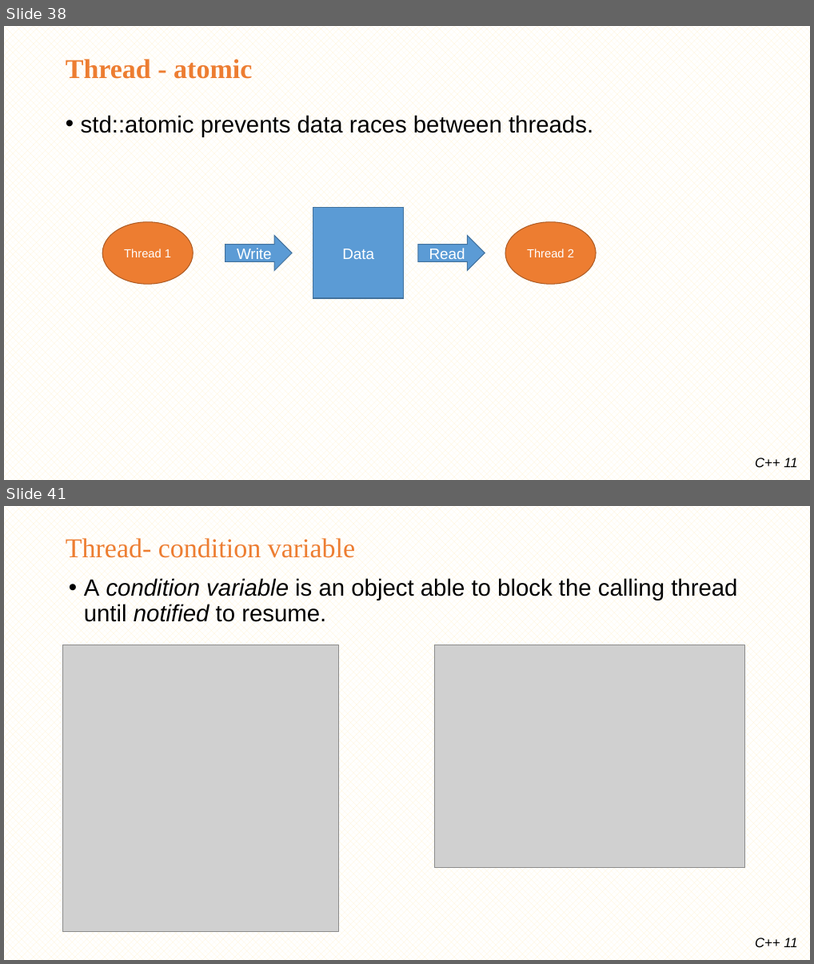
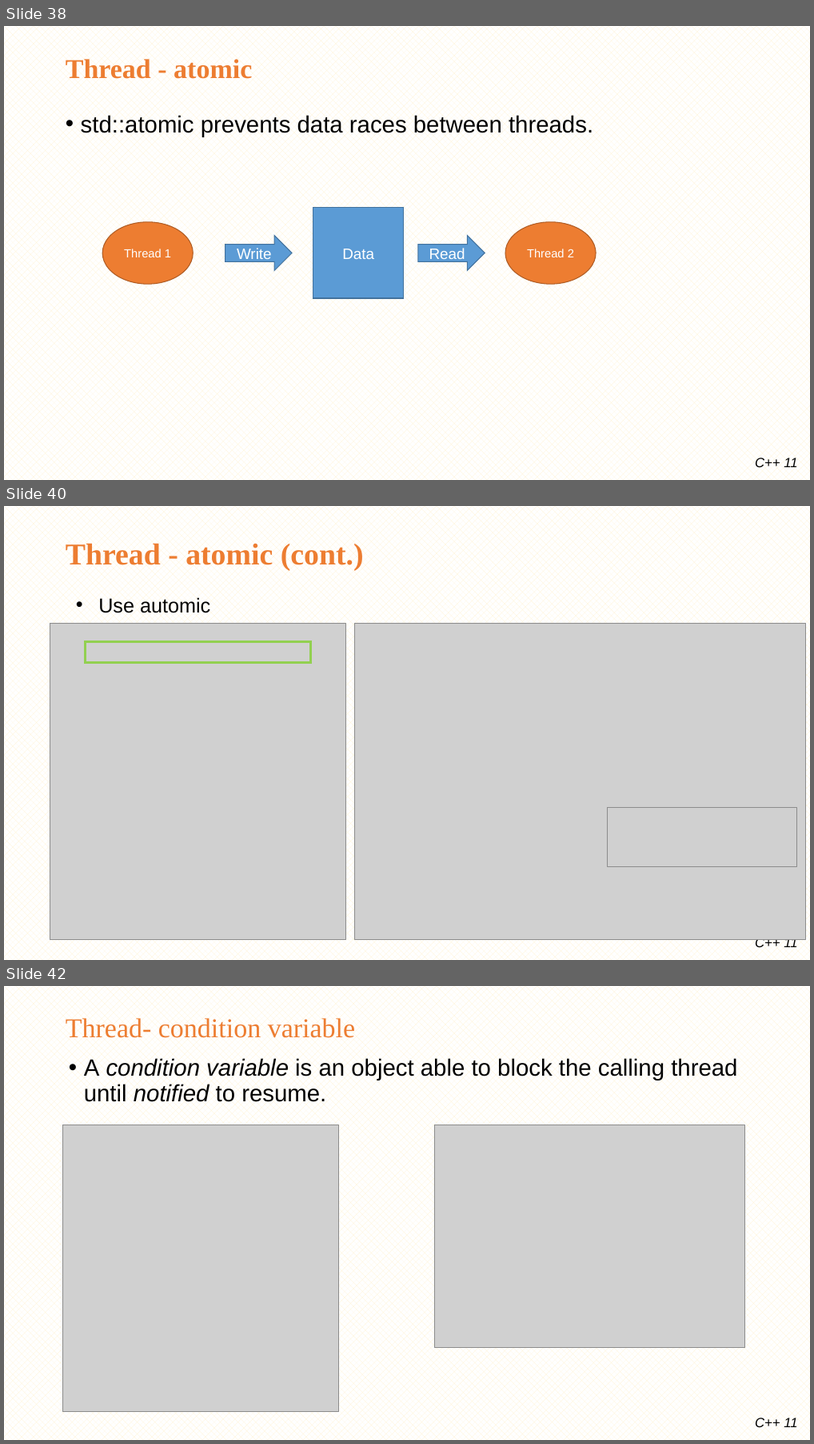
Before and after one commit to minhthedt/hello-world, a slide deck: Training/LG_Training_C++11.pptx. Shown one above the other, each under a label of ours: slides 38 and 41 before the commit, slides 38, 40 and 42 after it; the slides between them are not shown. The pictures are 814x964 and 814x1444 pixels, drawn with LibreOffice and Linux fonts; fonts in the diff are those of the drawing; grey boxes stand for pictures; background and template pictures are left out. Boxes give left, top, right and bottom in pixels: in the first picture for what was removed or moved away, otherwise in the second. Text is boxed around its words. In the diff, an @@ line names an element or a change of style, - is before the commit and + after.

```diff
--- a/Training/LG_Training_C++11.pptx
+++ b/Training/LG_Training_C++11.pptx
@@ slide 40 added at [4, 506, 810, 960], background pattern #FFF2CC on #FFFFFF; not listed: 1 template element that a slide beside it also shows @@
@@ title added at [66, 543, 364, 571], 36 pt, text #ED7D31, bold @@
+Thread - atomic (cont.)
@@ text added at [98, 597, 210, 613], 24 pt, text #000000 @@
+• Use automic
@@ picture added at [50, 623, 345, 940] @@
@@ picture added at [355, 623, 806, 940] @@
@@ rectangle added at [85, 641, 310, 662], outline #92D050 2.75 pt @@
@@ picture added at [608, 808, 798, 867] @@
@@ what was slide 41 is now slide 42 @@
```
Also in this commit, not shown: 5 slides changed.
